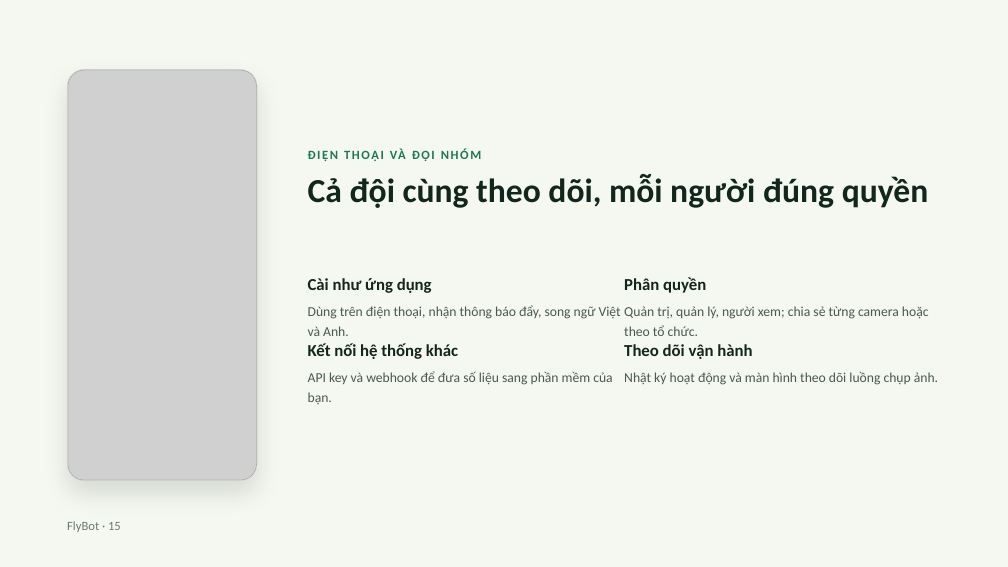
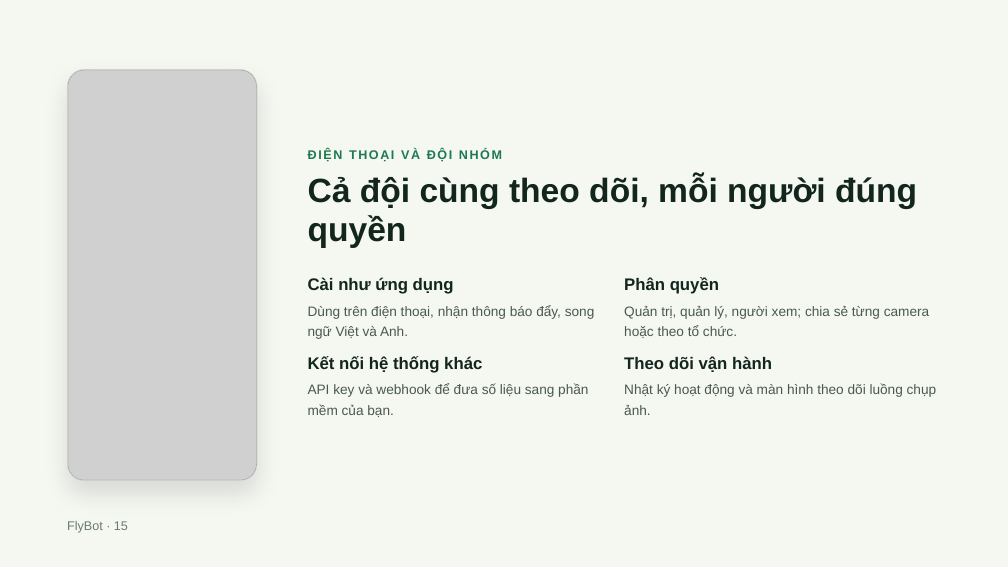
Before and after one commit to agrhub/flybot, a slide deck: slide 15 of FlyBot – Giới thiệu ứng dụng (link).pptx. Drawn at 1008x567 pixels with LibreOffice and Linux fonts; fonts in the diff are those of the drawing; grey boxes stand for pictures. Boxes give left, top, right and bottom in pixels: in the first picture for what was removed or moved away, otherwise in the second. Text is boxed around its words. In the diff, an @@ line names an element or a change of style, - is before the commit and + after.

```diff
--- a/FlyBot – Giới thiệu ứng dụng (link).pptx
+++ b/FlyBot – Giới thiệu ứng dụng (link).pptx
@@ text "Kết nối hệ thống khác": place and size @@
-text "Kết nối hệ thống khác" at (308, 343, 458, 359)
+text "Kết nối hệ thống khác" at (308, 356, 482, 373)
@@ text "Theo dõi vận hành": place and size @@
-text "Theo dõi vận hành" at (624, 344, 752, 359)
+text "Theo dõi vận hành" at (624, 356, 772, 372)
@@ font Calibri to Arial in 11 elements at (308, 149, 502, 162), (308, 175, 917, 248), (624, 277, 719, 294), (624, 306, 929, 338), (67, 521, 128, 533), (624, 356, 772, 372), (624, 383, 937, 415), (308, 277, 454, 294), (308, 305, 595, 339), (308, 356, 482, 373), (308, 383, 588, 417) @@
@@ text "API key và webhook để ...": place and size @@
-text "API key và webhook để ..." at (308, 371, 612, 404)
+text "API key và webhook để ..." at (308, 383, 588, 417)
@@ text "Nhật ký hoạt động và ...": place and size @@
-text "Nhật ký hoạt động và ..." at (624, 372, 938, 385)
+text "Nhật ký hoạt động và ..." at (624, 383, 937, 415)
```
Also in this commit, not shown: 15 other slides changed, 3 other files.
